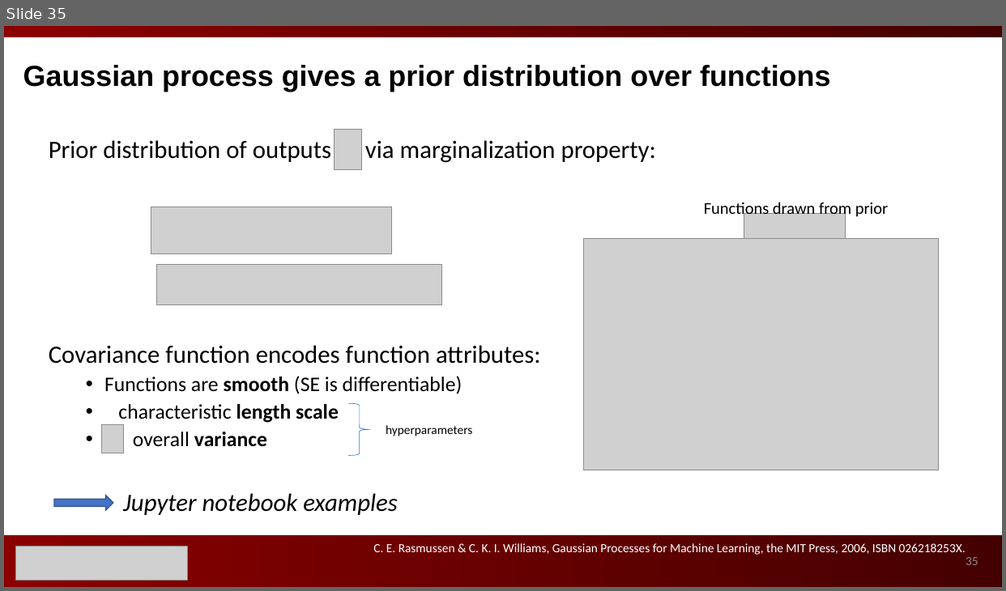
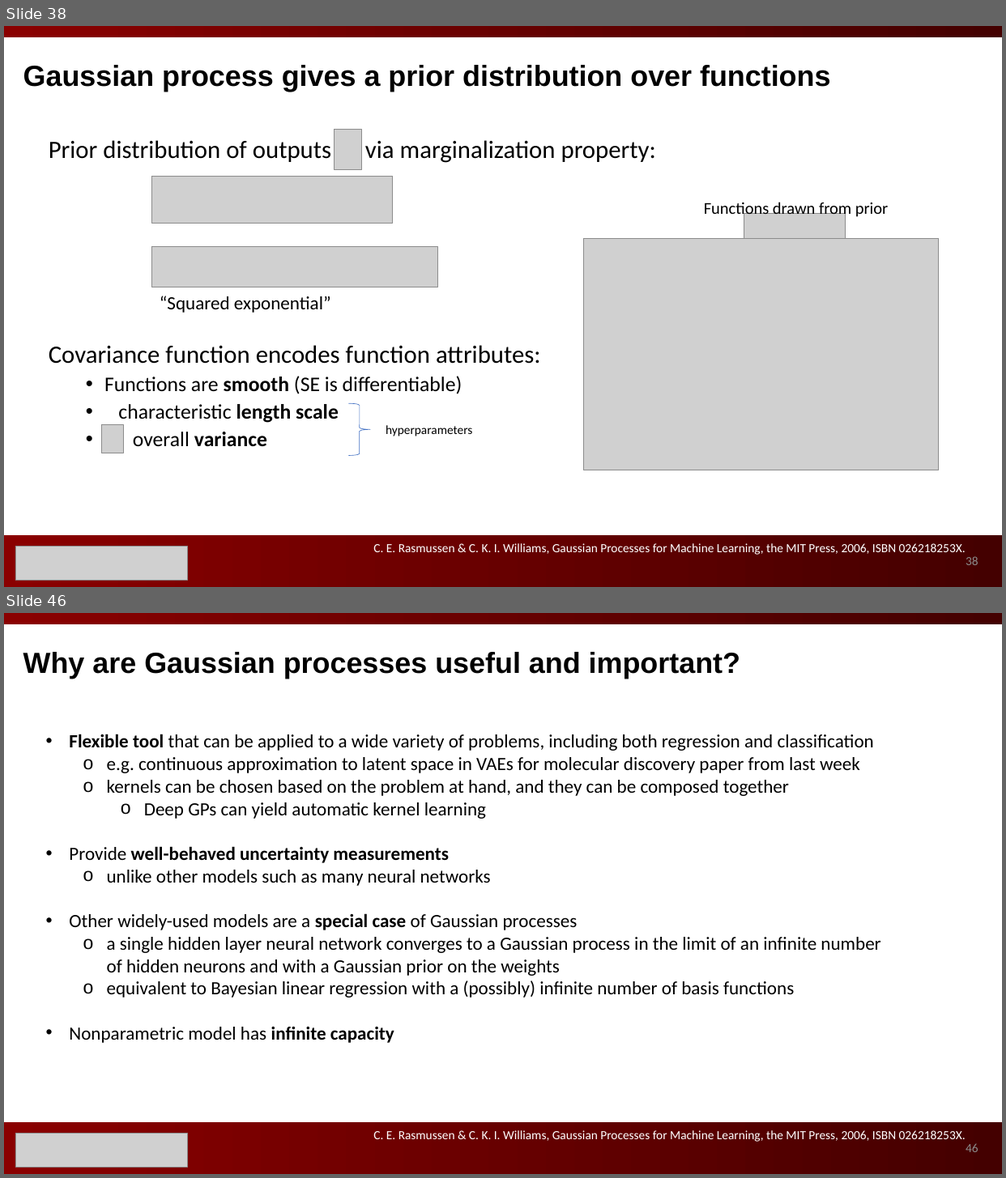
Before and after one commit to ks8/machine-learning-for-structure, a slide deck: Gaussian Processes for Machine Learning 3.pptx. Shown one above the other, each under a label of ours: slide 35 before the commit, slides 38 and 46 after it; the slides between them are not shown. The pictures are 1006x591 and 1006x1178 pixels, drawn with LibreOffice and Linux fonts; fonts in the diff are those of the drawing; grey boxes stand for pictures; background and template pictures are left out. Boxes give left, top, right and bottom in pixels: in the first picture for what was removed or moved away, otherwise in the second. Text is boxed around its words. In the diff, an @@ line names an element or a change of style, - is before the commit and + after.

```diff
--- a/Gaussian Processes for Machine Learning 3.pptx
+++ b/Gaussian Processes for Machine Learning 3.pptx
@@ slide 46 added at [4,613,1002,1174], background #FFFFFF @@
@@ rectangle added at [4,613,1002,624], fill gradient #8A0000 to #440000 @@
@@ text added at [23,652,740,679], 28 pt, text #000000, bold @@
+Why are Gaussian processes useful and important?
@@ text added at [69,734,880,1043], 18 pt, text #000000 @@
+• Flexible tool that can be applied to a wide variety of problems, including both regression and classification
+  o e.g. continuous approximation to latent space in VAEs for molecular discovery paper from last week
+  o kernels can be chosen based on the problem at hand, and they can be composed together
+    o Deep GPs can yield automatic kernel learning
+• Provide well-behaved uncertainty measurements
+  o unlike other models such as many neural networks
+• Other widely-used models are a special case of Gaussian processes
+  o a single hidden layer neural network converges to a Gaussian process in the limit of an infinite number of hidden neurons and with a Gaussian prior on the weights
+  o equivalent to Bayesian linear regression with a (possibly) infinite number of basis functions
+• Nonparametric model has infinite capacity
@@ rectangle added at [4,1122,1002,1174], fill gradient #8A0000 to #440000 @@
@@ picture added at [16,1133,187,1168] @@
@@ text added at [373,1131,965,1142], 12 pt, text #FFFFFF @@
+C. E. Rasmussen & C. K. I. Williams, Gaussian Processes for Machine Learning, the MIT Press, 2006, ISBN 026218253X.
@@ page number added at [965,1144,978,1152], 12 pt, text #8C8C8C @@
+46
@@ what was slide 35 is now slide 38 @@
@@ slide 38 changed as well @@
@@ picture: place and size @@
-picture at [151,207,392,254]
+picture at [152,176,393,223]
@@ picture: place and size @@
-picture at [157,265,443,305]
+picture at [152,247,438,288]
@@ text added at [160,296,331,313], 18 pt, text #000000 @@
+“Squared exponential”
@@ right arrow removed at [54,495,113,510] @@
@@ text at [123,493,398,515]: paragraph removed @@
-Jupyter notebook examples
@@ page number at [965,557,978,565]: text changed @@
-35
+38
```
Also in this commit, not shown: 7 other slides changed, 9 other slides added, 16 slides removed, 2 other files.
